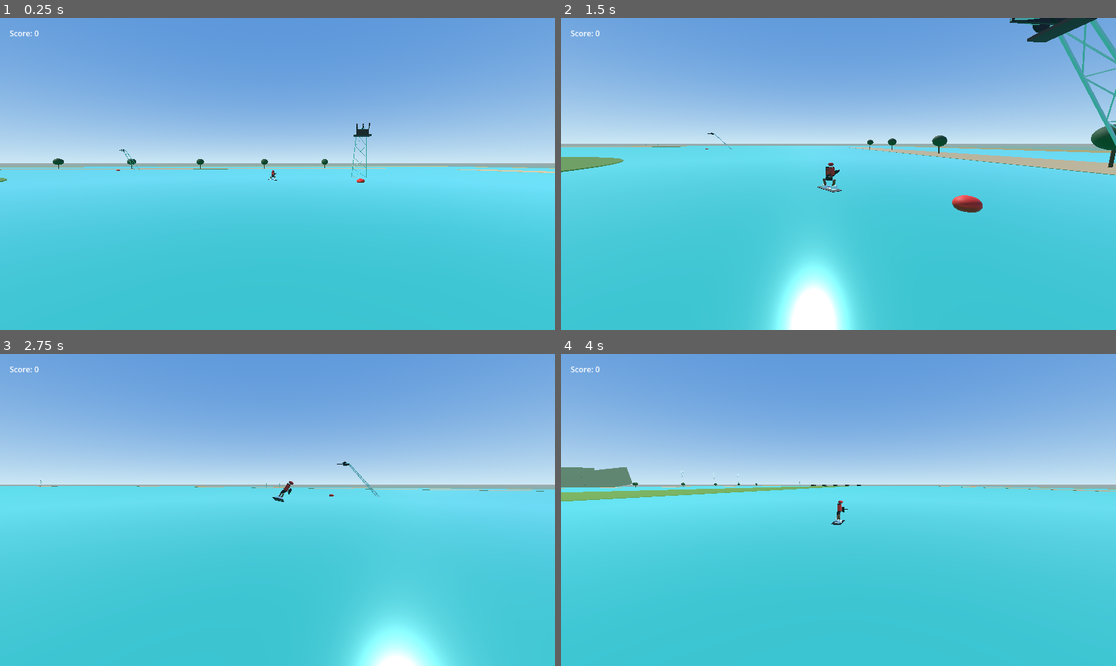
Above: before the commit, frames 1-4 (two rows, left to right).
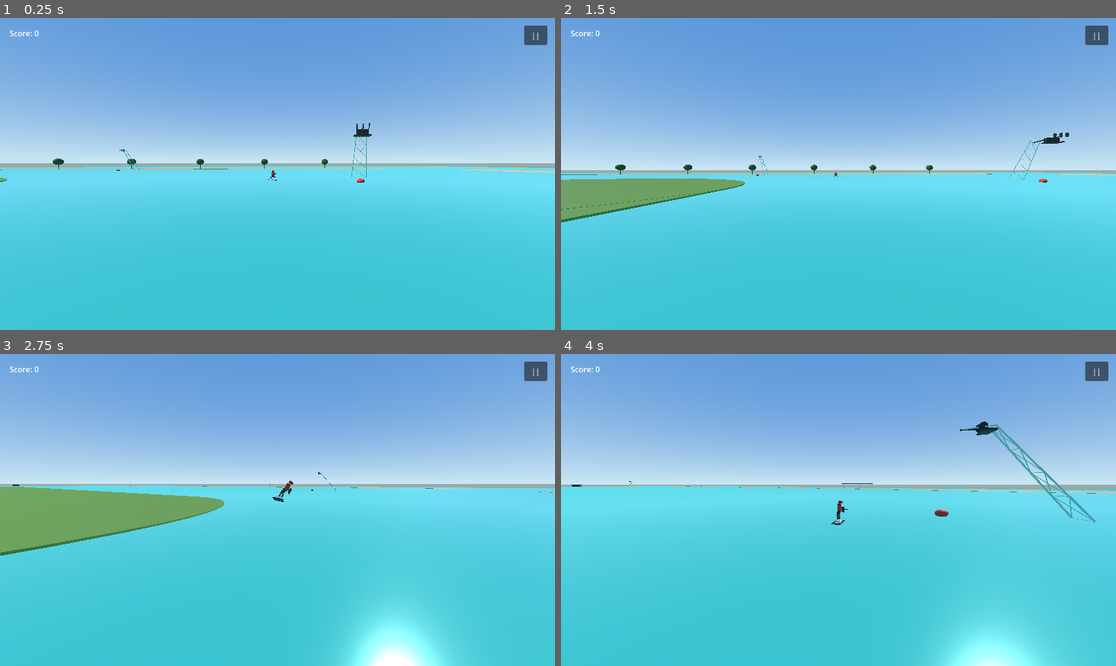
Above: after the commit, the same moments.

Repository: RONARSZN/cable-wakeboard
Game: Godot game, scene res://main.tscn
The game is run twice, just before and just after one commit, with the same random seed, the same clock (stepped at 60 frames per second) and the same inputs.
Inputs (mouse positions are in pixels of both pictures, inside the frame that each line leads up to):
- Up to frame 1 (0.25 s): no input
- Up to frame 2 (1.5 s): click (1099, 36) at 0.5 s, where only the run after the commit has a clickable "||"; click (638, 55) at 1.25 s, where only the run after the commit has a clickable "Resume"
- Up to frame 3 (2.75 s): tap Enter at 2 s; move the mouse to (399, 494) at 2.02 s; hold D from 2.03 s (still down); click (399, 494) at 2.17 s; tap Space at 2.27 s
- Up to frame 4 (4 s): release D at 2.75 s; drag from (727, 525) to (810, 572) at 2.77 s; move the mouse to (894, 441) at 3.52 s; hold D from 3.53 s (still down); click (894, 441) at 3.67 s

The runs differ from the first frame. In frame 1, 0.3% of the frame differs, in the area x 94-99%, y 2-9%; in frame 2, 30%, in the area x 0-100%, y 0-100%; in frame 3, 6.4%; in frame 4, 6.9%.

Commit message:
Add obstacle arrangement menu

Diff:
--- a/cable_path.gd
+++ b/cable_path.gd
@@ -1,6 +1,7 @@
 extends Path3D
 
 const SceneryFactoryScript = preload("res://scenery_factory.gd")
+const ObstacleSpawnerScript = preload("res://obstacle_spawner.gd")
 
 func _ready():
 	var new_curve = Curve3D.new()
@@ -31,6 +32,7 @@
 	_add_scenery(points)
 	_add_environment(points)
 	_add_air_trick_markers()
+	call_deferred("_add_obstacles")
 
 func _add_scenery(points: Array):
 	get_parent().call_deferred("add_child", SceneryFactoryScript.create_wakepark_scene(points))
@@ -108,3 +110,6 @@
 		marker_parent.add_child(marker)
 
 	get_parent().call_deferred("add_child", marker_parent)
+
+func _add_obstacles():
+	ObstacleSpawnerScript.place_obstacle("table_long", ObstacleSpawnerScript.TOP_3)
--- a/main.tscn
+++ b/main.tscn
@@ -71,3 +71,5 @@
 
 [node name="WorldEnvironment" type="WorldEnvironment" parent="." unique_id=1645808874]
 environment = SubResource("Environment_7mycd")
+
+[node name="Obstacles" type="Node3D" parent="." unique_id=1007632403]
--- a/obstacle_factory.gd
+++ b/obstacle_factory.gd
@@ -2,9 +2,32 @@
 
 const WATERLINE_Y = 0.0
 
+const AVAILABLE_OBSTACLES = [
+	{"type": "table_long", "label": "Table Long"},
+	{"type": "kicker", "label": "Kicker"},
+	{"type": "flat_box", "label": "Flat Box"},
+	{"type": "pipe_rail", "label": "Pipe Rail"},
+]
+
+static func get_available_obstacles() -> Array:
+	return AVAILABLE_OBSTACLES.duplicate(true)
+
+static func create_obstacle(obstacle_type: String) -> Node3D:
+	match obstacle_type:
+		"kicker":
+			return create_kicker()
+		"flat_box":
+			return create_flat_box()
+		"pipe_rail":
+			return create_pipe_rail()
+		"table_long":
+			return create_table_long()
+	return null
+
 static func create_kicker() -> Node3D:
-	var obstacle = _create_obstacle_root("Kicker", "kicker", 11.5, 0)
+	var obstacle = _create_obstacle_root("Kicker", "kicker", 11.5, 0, "kicker")
 	obstacle.set_meta("ride_height", 1.45)
+
 	var ramp_mesh = PrismMesh.new()
 	ramp_mesh.size = Vector3(5.0, 1.4, 7.0)
 	var ramp = _create_mesh("Ramp", ramp_mesh, Color(0.95, 0.83, 0.28))
@@ -19,8 +42,9 @@
 	return obstacle
 
 static func create_flat_box() -> Node3D:
-	var obstacle = _create_obstacle_root("FlatBox", "grind", 12.0, 150)
+	var obstacle = _create_obstacle_root("FlatBox", "grind", 12.0, 150, "flat_box")
 	obstacle.set_meta("ride_height", 0.92)
+
 	var box_mesh = BoxMesh.new()
 	box_mesh.size = Vector3(4.0, 0.8, 12.0)
 	var box = _create_mesh("RideSurface", box_mesh, Color(0.95, 0.83, 0.28))
@@ -34,9 +58,27 @@
 	obstacle.add_child(top)
 	return obstacle
 
+static func create_table_long() -> Node3D:
+	var obstacle = _create_obstacle_root("TableLong", "grind", 18.0, 250, "table_long")
+	obstacle.set_meta("ride_height", 0.95)
+
+	var table_mesh = BoxMesh.new()
+	table_mesh.size = Vector3(5.0, 0.85, 18.0)
+	var table = _create_mesh("RideSurface", table_mesh, Color(0.95, 0.83, 0.28))
+	table.position.y = WATERLINE_Y + 0.42
+	obstacle.add_child(table)
+
+	var top_mesh = BoxMesh.new()
+	top_mesh.size = Vector3(5.15, 0.08, 18.15)
+	var top = _create_mesh("TopSheet", top_mesh, Color(0.18, 0.18, 0.16))
+	top.position.y = WATERLINE_Y + 0.88
+	obstacle.add_child(top)
+	return obstacle
+
 static func create_pipe_rail() -> Node3D:
-	var obstacle = _create_obstacle_root("PipeRail", "grind", 10.5, 250)
+	var obstacle = _create_obstacle_root("PipeRail", "grind", 10.5, 250, "pipe_rail")
 	obstacle.set_meta("ride_height", 0.95)
+
 	var rail_mesh = CylinderMesh.new()
 	rail_mesh.top_radius = 0.18
 	rail_mesh.bottom_radius = 0.18
@@ -46,20 +88,20 @@
 	rail.position.y = WATERLINE_Y + 0.85
 	obstacle.add_child(rail)
 
-	var left_support = _create_support("LeftSupport", -3.5)
-	var right_support = _create_support("RightSupport", 3.5)
-	obstacle.add_child(left_support)
-	obstacle.add_child(right_support)
+	obstacle.add_child(_create_support("LeftSupport", -3.5))
+	obstacle.add_child(_create_support("RightSupport", 3.5))
 	return obstacle
 
 static func _create_obstacle_root(
 	obstacle_name: String,
 	obstacle_kind: String,
 	interaction_radius: float,
-	points: int
+	points: int,
+	obstacle_type: String
 ) -> Node3D:
 	var obstacle = Node3D.new()
 	obstacle.name = obstacle_name
+	obstacle.set_meta("obstacle_type", obstacle_type)
 	obstacle.set_meta("obstacle_kind", obstacle_kind)
 	obstacle.set_meta("interaction_radius", interaction_radius)
 	obstacle.set_meta("points", points)
--- /dev/null
+++ b/obstacle_spawner.gd
@@ -0,0 +1,179 @@
+class_name ObstacleSpawner
+
+const ObstacleFactoryScript = preload("res://obstacle_factory.gd")
+
+const MAX_OBSTACLES = 8
+const SNAP_RADIUS = 8.0
+const LAYOUT_PATH = "user://obstacle_layout.cfg"
+
+const TOP_1 = "TOP_1"
+const TOP_2 = "TOP_2"
+const TOP_3 = "TOP_3"
+const TOP_4 = "TOP_4"
+const TOP_5 = "TOP_5"
+const TOP_6 = "TOP_6"
+const TOP_7 = "TOP_7"
+const BOTTOM_1 = "BOTTOM_1"
+const BOTTOM_2 = "BOTTOM_2"
+const BOTTOM_3 = "BOTTOM_3"
+const BOTTOM_4 = "BOTTOM_4"
+const BOTTOM_5 = "BOTTOM_5"
+const BOTTOM_6 = "BOTTOM_6"
+const BOTTOM_7 = "BOTTOM_7"
+
+const SPAWN_POINTS = {
+	TOP_1: Vector3(-55, 0, -120),
+	TOP_2: Vector3(-55, 0, -80),
+	TOP_3: Vector3(-55, 0, -40),
+	TOP_4: Vector3(-55, 0, 0),
+	TOP_5: Vector3(-55, 0, 40),
+	TOP_6: Vector3(-55, 0, 80),
+	TOP_7: Vector3(-55, 0, 120),
+	BOTTOM_1: Vector3(55, 0, -120),
+	BOTTOM_2: Vector3(55, 0, -80),
+	BOTTOM_3: Vector3(55, 0, -40),
+	BOTTOM_4: Vector3(55, 0, 0),
+	BOTTOM_5: Vector3(55, 0, 40),
+	BOTTOM_6: Vector3(55, 0, 80),
+	BOTTOM_7: Vector3(55, 0, 120),
+}
+
+static func place_obstacle(obstacle_type: String, spawn_point: String) -> Node3D:
+	if _has_saved_layout():
+		load_layout()
+		return null
+	if not SPAWN_POINTS.has(spawn_point):
+		return null
+	return add_obstacle(obstacle_type, SPAWN_POINTS[spawn_point], 0.0, false)
+
+static func add_obstacle(
+	obstacle_type: String,
+	position: Vector3,
+	rotation_y: float = 0.0,
+	save_after: bool = true
+) -> Node3D:
+	var obstacles = _get_obstacles_parent()
+	if obstacles == null or obstacles.get_child_count() >= MAX_OBSTACLES:
+		return null
+
+	var obstacle = ObstacleFactoryScript.create_obstacle(obstacle_type)
+	if obstacle == null:
+		return null
+
+	obstacle.position = _water_position(position)
+	obstacle.rotation.y = rotation_y
+	obstacles.add_child(obstacle)
+	if save_after:
+		save_layout()
+	return obstacle
+
+static func remove_obstacle(obstacle: Node3D, save_after: bool = true):
+	if obstacle == null:
+		return
+	var parent = obstacle.get_parent()
+	if parent:
+		parent.remove_child(obstacle)
+	obstacle.queue_free()
+	if save_after:
+		save_layout()
+
+static func clear_obstacles():
+	var obstacles = _get_obstacles_parent()
+	if obstacles == null:
+		return
+	for obstacle in obstacles.get_children():
+		obstacles.remove_child(obstacle)
+		obstacle.queue_free()
+
+static func get_obstacle_count() -> int:
+	var obstacles = _get_obstacles_parent()
+	if obstacles == null:
+		return 0
+	return obstacles.get_child_count()
+
+static func get_nearest_snap(position: Vector3) -> Vector3:
+	var closest_point = position
+	var closest_distance = SNAP_RADIUS
+	for snap_point in SPAWN_POINTS.values():
+		var distance = _horizontal_distance(position, snap_point)
+		if distance <= closest_distance:
+			closest_distance = distance
+			closest_point = snap_point
+	return _water_position(closest_point)
+
+static func find_obstacle_near(position: Vector3) -> Node3D:
+	var obstacles = _get_obstacles_parent()
+	if obstacles == null:
+		return null
+
+	var closest: Node3D = null
+	var closest_distance = INF
+	for obstacle in obstacles.get_children():
+		if not obstacle is Node3D:
+			continue
+		var radius = float(obstacle.get_meta("interaction_radius", 8.0))
+		var distance = _horizontal_distance(position, obstacle.global_position)
+		if distance <= radius and distance < closest_distance:
+			closest = obstacle
+			closest_distance = distance
+	return closest
+
+static func save_layout():
+	var obstacles = _get_obstacles_parent()
+	if obstacles == null:
+		return
+
+	var config = ConfigFile.new()
+	config.set_value("layout", "count", min(obstacles.get_child_count(), MAX_OBSTACLES))
+	var index = 0
+	for obstacle in obstacles.get_children():
+		if not obstacle is Node3D or index >= MAX_OBSTACLES:
+			continue
+		config.set_value("obstacle_" + str(index), "type", str(obstacle.get_meta("obstacle_type", "")))
+		config.set_value("obstacle_" + str(index), "position", obstacle.position)
+		config.set_value("obstacle_" + str(index), "rotation_y", obstacle.rotation.y)
+		index += 1
+	config.save(LAYOUT_PATH)
+
+static func load_layout() -> bool:
+	var config = ConfigFile.new()
+	if config.load(LAYOUT_PATH) != OK:
+		return false
+
+	clear_obstacles()
+	var count = min(int(config.get_value("layout", "count", 0)), MAX_OBSTACLES)
+	for index in range(count):
+		var section = "obstacle_" + str(index)
+		var obstacle_type = str(config.get_value(section, "type", ""))
+		var position = config.get_value(section, "position", Vector3.ZERO)
+		var rotation_y = float(config.get_value(section, "rotation_y", 0.0))
+		add_obstacle(obstacle_type, position, rotation_y, false)
+	return true
+
+static func _has_saved_layout() -> bool:
+	return FileAccess.file_exists(LAYOUT_PATH)
+
+static func _water_position(position: Vector3) -> Vector3:
+	position.y = 0.0
+	return position
+
+static func _horizontal_distance(first: Vector3, second: Vector3) -> float:
+	first.y = 0.0
+	second.y = 0.0
+	return first.distance_to(second)
+
+static func _get_obstacles_parent() -> Node3D:
+	var tree = Engine.get_main_loop() as SceneTree
+	if tree == null:
+		return null
+
+	var main = tree.root.get_node_or_null("Main")
+	if main == null:
+		return null
+
+	var obstacles = main.get_node_or_null("Obstacles")
+	if obstacles == null:
+		obstacles = Node3D.new()
+		obstacles.name = "Obstacles"
+		main.add_child(obstacles)
+	return obstacles
--- a/ui.gd
+++ b/ui.gd
@@ -1,36 +1,328 @@
 extends CanvasLayer
+
+const ObstacleFactoryScript = preload("res://obstacle_factory.gd")
+const ObstacleSpawnerScript = preload("res://obstacle_spawner.gd")
 
 var score = 0
 var trick_display_timer = 0.0
 var trick_display_duration = 2.0
+var selected_obstacle_type = ""
+var active_obstacle: Node3D
+var is_dragging_obstacle = false
+var remove_mode = false
+var arrange_mode = false
+var was_paused_before_menu = false
+var camera_saved_transform = Transform3D.IDENTITY
+var camera_saved_fov = 75.0
+
+@onready var trick_label: Label = $TrickLabel
+@onready var score_label: Label = $ScoreLabel
+
+var pause_button: Button
+var overlay: Control
+var menu_panel: VBoxContainer
+var select_panel: VBoxContainer
+var arrange_panel: VBoxContainer
+var counter_label: Label
+var arrange_counter_label: Label
+var arrange_toggle: CheckButton
+var remove_button: Button
+var rotate_button: Button
 
 func _ready():
-	$TrickLabel.text = ""
-	$ScoreLabel.text = "Score: 0"
+	process_mode = Node.PROCESS_MODE_ALWAYS
+	trick_label.text = ""
+	score_label.text = "Score: 0"
+	ObstacleSpawnerScript.load_layout()
+	_build_pause_button()
+	_build_overlay()
+	_update_counter()
 
 func _process(delta):
 	if trick_display_timer > 0:
 		trick_display_timer -= delta
 		if trick_display_timer <= 0:
-			$TrickLabel.text = ""
+			trick_label.text = ""
+
+func _input(event):
+	if not arrange_mode:
+		return
+	if event is InputEventMouseButton:
+		_handle_pointer_button(event.position, event.pressed)
+	elif event is InputEventMouseMotion and is_dragging_obstacle:
+		_drag_to_screen(event.position)
+	elif event is InputEventScreenTouch:
+		_handle_pointer_button(event.position, event.pressed)
+	elif event is InputEventScreenDrag and is_dragging_obstacle:
+		_drag_to_screen(event.position)
 
 func show_trick(trick_name: String, points: int):
 	score += points
-	$TrickLabel.text = trick_name + "\n+" + str(points)
-	$ScoreLabel.text = "Score: " + str(score)
+	trick_label.text = trick_name + "\n+" + str(points)
+	score_label.text = "Score: " + str(score)
 	trick_display_timer = trick_display_duration
 
 func show_obstacle(message: String, points: int):
 	score += points
 	if points > 0:
-		$TrickLabel.text = message + "\n+" + str(points)
+		trick_label.text = message + "\n+" + str(points)
 	else:
-		$TrickLabel.text = message
-	$ScoreLabel.text = "Score: " + str(score)
+		trick_label.text = message
+	score_label.text = "Score: " + str(score)
 	trick_display_timer = trick_display_duration
 
 func crash():
 	score = 0
-	$ScoreLabel.text = "Score: 0"
-	$TrickLabel.text = "CRASHED!"
+	score_label.text = "Score: 0"
+	trick_label.text = "CRASHED!"
 	trick_display_timer = trick_display_duration
+
+func _build_pause_button():
+	pause_button = Button.new()
+	pause_button.text = "||"
+	pause_button.tooltip_text = "Pause"
+	pause_button.anchor_left = 1.0
+	pause_button.anchor_right = 1.0
+	pause_button.offset_left = -64.0
+	pause_button.offset_top = 16.0
+	pause_button.offset_right = -16.0
+	pause_button.offset_bottom = 56.0
+	pause_button.pressed.connect(_open_settings_menu)
+	add_child(pause_button)
+
+func _build_overlay():
+	overlay = Control.new()
+	overlay.visible = false
+	overlay.anchor_right = 1.0
+	overlay.anchor_bottom = 1.0
+	overlay.mouse_filter = Control.MOUSE_FILTER_IGNORE
+	add_child(overlay)
+
+	var margin = MarginContainer.new()
+	margin.add_theme_constant_override("margin_left", 24)
+	margin.add_theme_constant_override("margin_top", 24)
+	margin.add_theme_constant_override("margin_right", 24)
+	margin.add_theme_constant_override("margin_bottom", 24)
+	overlay.add_child(margin)
+
+	var root = VBoxContainer.new()
+	root.add_theme_constant_override("separation", 12)
+	margin.add_child(root)
+
+	menu_panel = _make_panel(root)
+	select_panel = _make_panel(root)
+	arrange_panel = _make_panel(root)
+	_build_settings_panel()
+	_build_selection_panel()
+	_build_arrange_panel()
+	_show_menu_panel()
+
+func _build_settings_panel():
+	menu_panel.add_child(_make_title("Settings"))
+	menu_panel.add_child(_make_button("Resume", _resume_game))
+	arrange_toggle = CheckButton.new()
+	arrange_toggle.text = "Obstacle Arrange Mode"
+	arrange_toggle.custom_minimum_size = Vector2(220, 40)
+	arrange_toggle.toggled.connect(_toggle_arrange_system)
+	menu_panel.add_child(arrange_toggle)
+	menu_panel.add_child(_make_button("Exit", _exit_game))
+
+func _build_selection_panel():
+	select_panel.add_child(_make_title("Select Obstacle"))
+	counter_label = _make_title("")
+	select_panel.add_child(counter_label)
+	for data in ObstacleFactoryScript.get_available_obstacles():
+		var row = HBoxContainer.new()
+		row.add_theme_constant_override("separation", 10)
+		var label = Label.new()
+		label.text = str(data["label"])
+		label.custom_minimum_size = Vector2(130, 32)
+		row.add_child(label)
+		var button = Button.new()
+		button.text = "Select"
+		button.pressed.connect(_select_obstacle.bind(str(data["type"])))
+		row.add_child(button)
+		select_panel.add_child(row)
+	select_panel.add_child(_make_button("Back", _show_menu_panel))
+
+func _build_arrange_panel():
+	arrange_panel.add_child(_make_title("Arrange Obstacles"))
+	arrange_counter_label = _make_title("")
+	arrange_panel.add_child(arrange_counter_label)
+	var hint = Label.new()
+	hint.text = "Drag on water. Snap points lock within 8 m."
+	arrange_panel.add_child(hint)
+	rotate_button = _make_button("Rotate 45", _rotate_dragged_obstacle)
+	remove_button = _make_button("Remove Mode: Off", _toggle_remove_mode)
+	arrange_panel.add_child(rotate_button)
+	arrange_panel.add_child(remove_button)
+	arrange_panel.add_child(_make_button("Done", _finish_arrange_mode))
+
+func _make_panel(parent: Control) -> VBoxContainer:
+	var panel = VBoxContainer.new()
+	panel.custom_minimum_size = Vector2(280, 0)
+	panel.add_theme_constant_override("separation", 8)
+	parent.add_child(panel)
+	return panel
+
+func _make_title(text: String) -> Label:
+	var label = Label.new()
+	label.text = text
+	return label
+
+func _make_button(text: String, callback: Callable) -> Button:
+	var button = Button.new()
+	button.text = text
+	button.custom_minimum_size = Vector2(160, 40)
+	button.pressed.connect(callback)
+	return button
+
+func _open_settings_menu():
+	was_paused_before_menu = get_tree().paused
+	get_tree().paused = true
+	overlay.visible = true
+	_show_menu_panel()
+
+func _resume_game():
+	_exit_arrange_camera()
+	_set_gameplay_labels_visible(true)
+	arrange_mode = false
+	overlay.visible = false
+	if arrange_toggle:
+		arrange_toggle.button_pressed = false
+	get_tree().paused = was_paused_before_menu
+
+func _open_obstacle_selection():
+	arrange_mode = false
+	_set_gameplay_labels_visible(false)
+	_enter_arrange_camera()
+	_show_selection_panel()
+
+func _toggle_arrange_system(enabled: bool):
+	if enabled:
+		_open_obstacle_selection()
+
+func _select_obstacle(obstacle_type: String):
+	if ObstacleSpawnerScript.get_obstacle_count() >= ObstacleSpawnerScript.MAX_OBSTACLES:
+		return
+	selected_obstacle_type = obstacle_type
+	active_obstacle = ObstacleSpawnerScript.add_obstacle(obstacle_type, Vector3.ZERO, 0.0, false)
+	is_dragging_obstacle = true
+	arrange_mode = true
+	remove_mode = false
+	_show_arrange_panel()
+	_update_counter()
+
+func _finish_arrange_mode():
+	ObstacleSpawnerScript.save_layout()
+	active_obstacle = null
+	is_dragging_obstacle = false
+	selected_obstacle_type = ""
+	arrange_mode = false
+	_set_gameplay_labels_visible(true)
+	_exit_arrange_camera()
+	_show_selection_panel()
+
+func _toggle_remove_mode():
+	remove_mode = not remove_mode
+	active_obstacle = null
+	is_dragging_obstacle = false
+	remove_button.text = "Remove Mode: " + ("On" if remove_mode else "Off")
+
+func _rotate_dragged_obstacle():
+	if active_obstacle == null:
+		return
+	active_obstacle.rotation_degrees.y = wrapf(active_obstacle.rotation_degrees.y + 45.0, 0.0, 360.0)
+	ObstacleSpawnerScript.save_layout()
+
+func _handle_pointer_button(screen_position: Vector2, pressed: bool):
+	if not pressed:
+		if active_obstacle:
+			ObstacleSpawnerScript.save_layout()
+		is_dragging_obstacle = false
+		return
+
+	var water_position = _screen_to_water(screen_position)
+	if water_position == null:
+		return
+	if remove_mode:
+		var obstacle = ObstacleSpawnerScript.find_obstacle_near(water_position)
+		ObstacleSpawnerScript.remove_obstacle(obstacle)
+		_update_counter()
+		return
+	if active_obstacle == null:
+		active_obstacle = ObstacleSpawnerScript.find_obstacle_near(water_position)
+	is_dragging_obstacle = active_obstacle != null
+	_drag_to_position(water_position)
+
+func _drag_to_screen(screen_position: Vector2):
+	var water_position = _screen_to_water(screen_position)
+	if water_position != null:
+		_drag_to_position(water_position)
+
+func _drag_to_position(water_position: Vector3):
+	if active_obstacle == null:
+		return
+	active_obstacle.position = ObstacleSpawnerScript.get_nearest_snap(water_position)
+
+func _screen_to_water(screen_position: Vector2):
+	var camera = get_viewport().get_camera_3d()
+	if camera == null:
+		return null
+	var origin = camera.project_ray_origin(screen_position)
+	var direction = camera.project_ray_normal(screen_position)
+	return Plane(Vector3.UP, 0.0).intersects_ray(origin, direction)
+
+func _enter_arrange_camera():
+	var camera = get_viewport().get_camera_3d()
+	if camera == null:
+		return
+	camera_saved_transform = camera.global_transform
+	camera_saved_fov = camera.fov
+	camera.global_position = Vector3(0.0, 250.0, 0.0)
+	camera.rotation_degrees = Vector3(-90.0, 0.0, 0.0)
+	camera.fov = 55.0
+
+func _exit_arrange_camera():
+	var camera = get_viewport().get_camera_3d()
+	if camera == null:
+		return
+	camera.global_transform = camera_saved_transform
+	camera.fov = camera_saved_fov
+
+func _set_gameplay_labels_visible(is_visible: bool):
+	var score_node = get_node_or_null("/root/Main/UI/ScoreLabel")
+	var trick_node = get_node_or_null("/root/Main/UI/TrickLabel")
+	if score_node:
+		score_node.visible = is_visible
+	if trick_node:
+		trick_node.visible = is_visible
+
+func _show_menu_panel():
+	if arrange_toggle:
+		arrange_toggle.button_pressed = false
+	menu_panel.visible = true
+	select_panel.visible = false
+	arrange_panel.visible = false
+
+func _show_selection_panel():
+	_update_counter()
+	menu_panel.visible = false
+	select_panel.visible = true
+	arrange_panel.visible = false
+
+func _show_arrange_panel():
+	_update_counter()
+	menu_panel.visible = false
+	select_panel.visible = false
+	arrange_panel.visible = true
+
+func _update_counter():
+	var counter_text = str(ObstacleSpawnerScript.get_obstacle_count()) + "/" + str(ObstacleSpawnerScript.MAX_OBSTACLES) + " obstacles placed"
+	if counter_label:
+		counter_label.text = counter_text
+	if arrange_counter_label:
+		arrange_counter_label.text = counter_text
+
+func _exit_game():
+	get_tree().quit()
Not shown, added: obstacle_spawner.gd.uid
